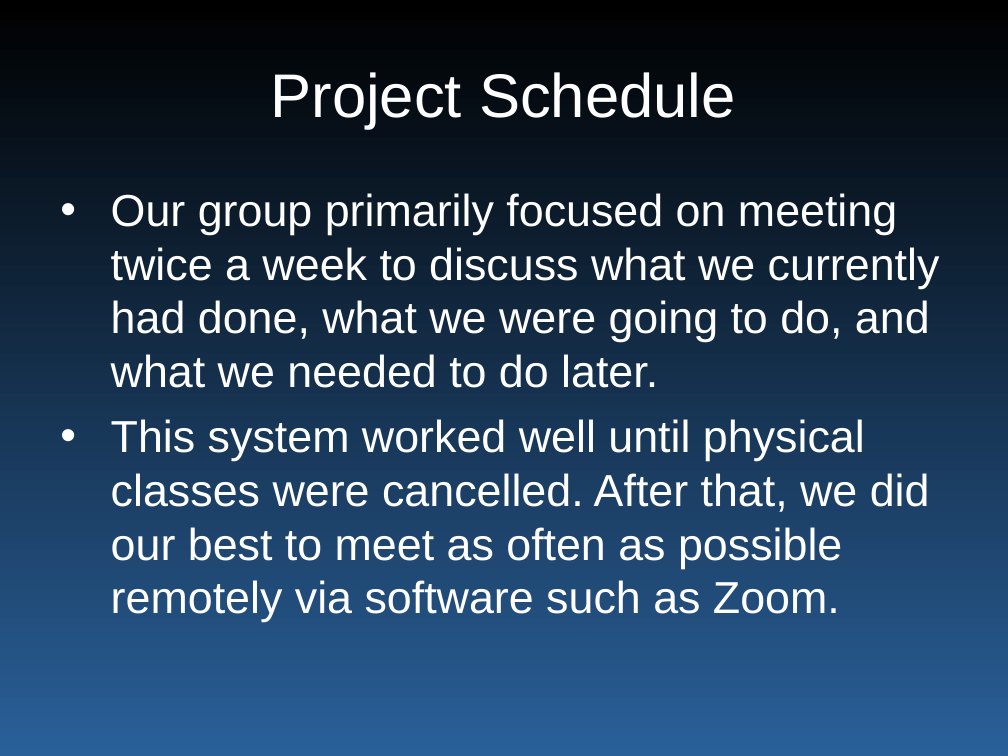
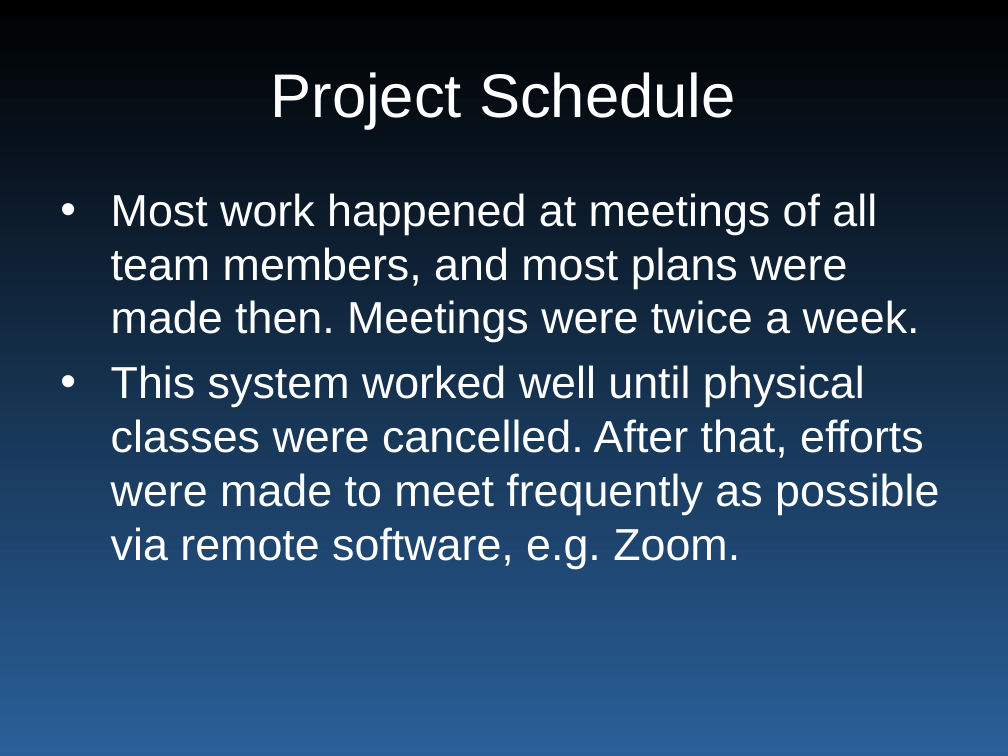
Before and after one commit to wyatt8740/CS460_Capstone, a slide deck: slide 4 of smartgrid_465_final_present.pptx. Drawn at 1008x756 pixels with LibreOffice and Linux fonts; fonts in the diff are those of the drawing. Boxes give left, top, right and bottom in pixels: in the first picture for what was removed or moved away, otherwise in the second. Text is boxed around its words. In the diff, an @@ line names an element or a change of style, - is before the commit and + after.

```diff
--- a/smartgrid_465_final_present.pptx
+++ b/smartgrid_465_final_present.pptx
@@ text at [111, 193, 939, 569]: text changed @@
-• Our group primarily focused on meeting twice a week to discuss what we currently had done, what we were going to do, and what we needed to do later.
-• This system worked well until physical classes were cancelled. After that, we did our best to meet as often as possible remotely via software such as Zoom.
+• Most work happened at meetings of all team members, and most plans were made then. Meetings were twice a week.
+• This system worked well until physical classes were cancelled. After that, efforts were made to meet frequently as possible via remote software, e.g. Zoom.
```
Also in this commit, not shown: 7 other slides changed, 6 slides added, 1 other file.
